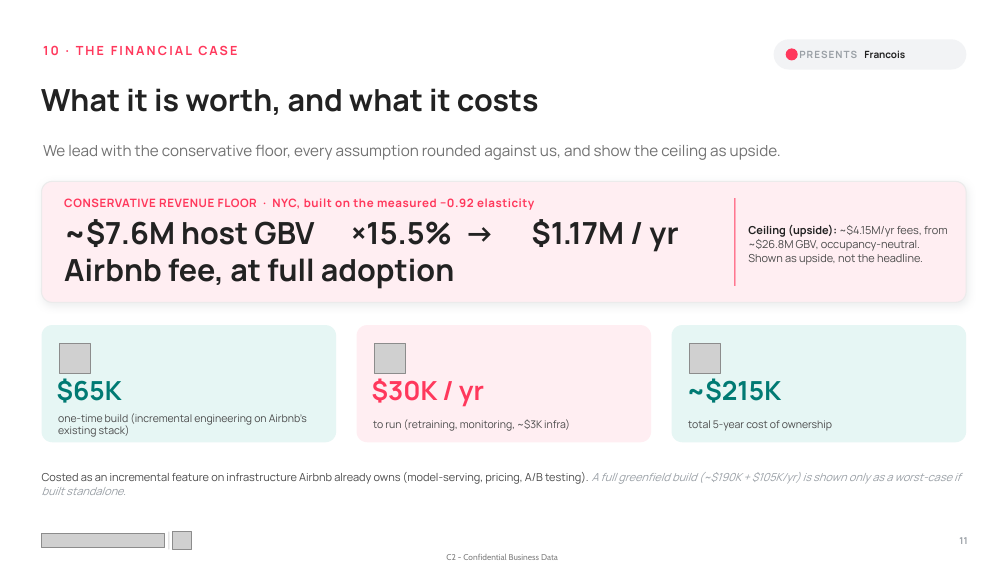
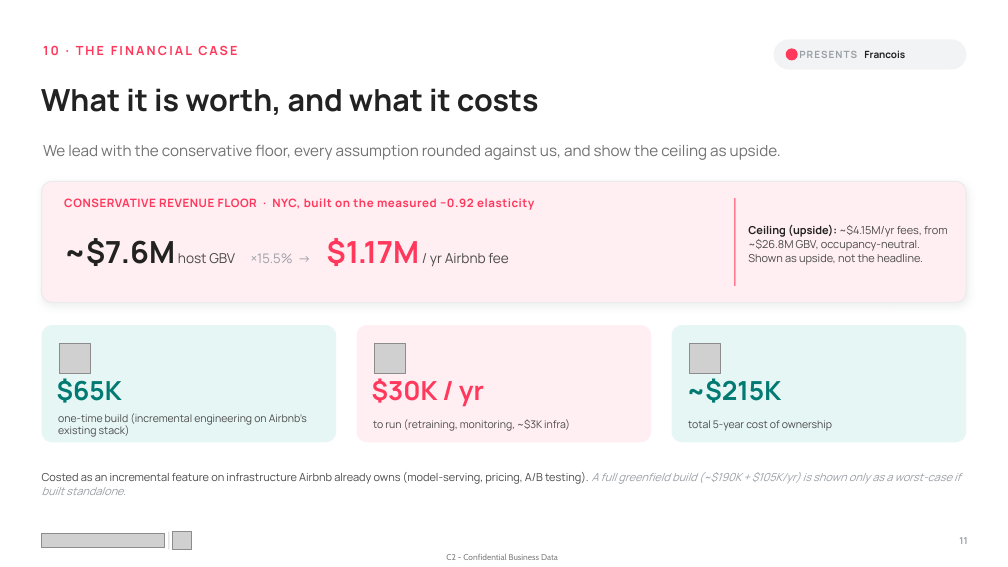
Before and after one commit to mkdn007/Cornell-Airbnb-Capstone, a slide deck: slide 11 of Airbnb Pricing Deck.pptx. Drawn at 1008x567 pixels with LibreOffice and Linux fonts; fonts in the diff are those of the drawing; grey boxes stand for pictures. Boxes give left, top, right and bottom in pixels: in the first picture for what was removed or moved away, otherwise in the second. Text is boxed around its words. In the diff, an @@ line names an element or a change of style, - is before the commit and + after.

```diff
--- a/Airbnb Pricing Deck.pptx
+++ b/Airbnb Pricing Deck.pptx
@@ text at (x1=64, y1=238, x2=508, y2=267): text changed; size 29 to 13 pt; text colour #222222 to #4A4A4A; bold off @@
-~$7.6M host GBV ×15.5% → $1.17M / yr Airbnb fee, at full adoption
+~$7.6M host GBV ×15.5% → $1.17M / yr Airbnb fee
```
Also in this commit, not shown: 9 other slides changed.
